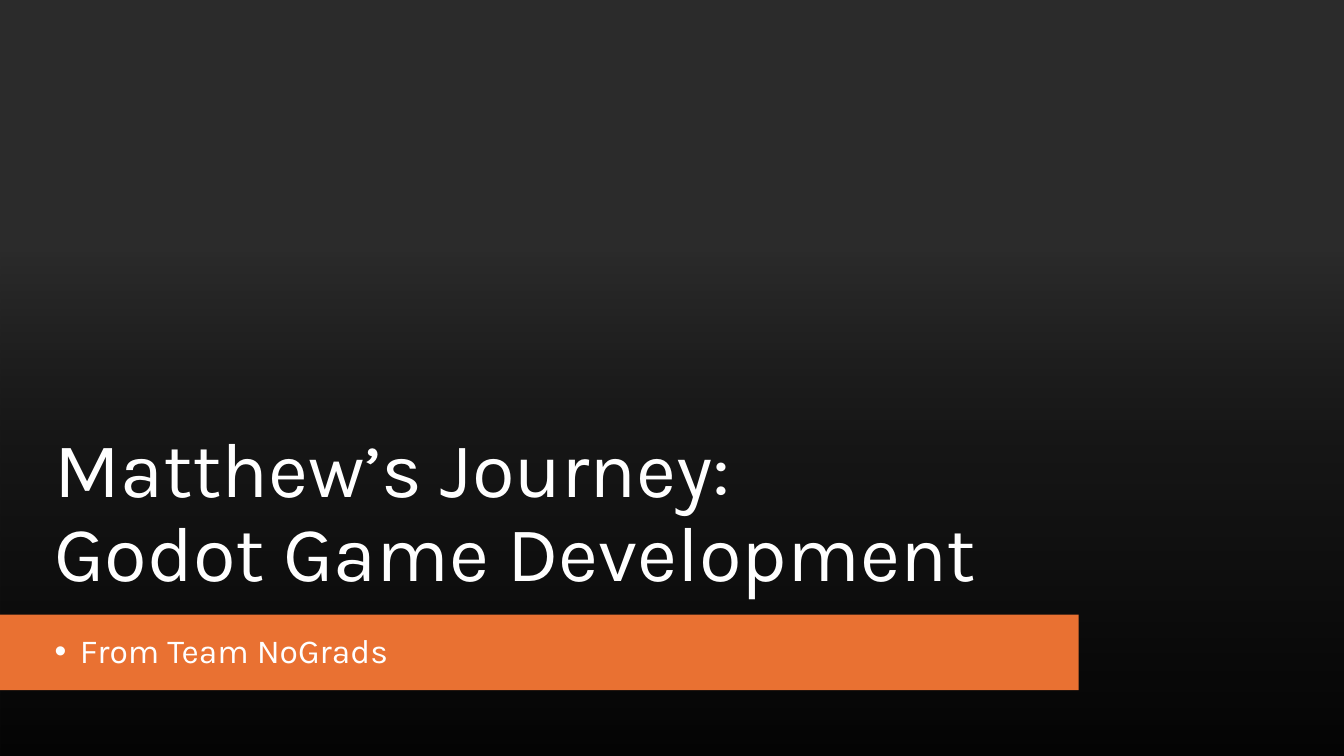
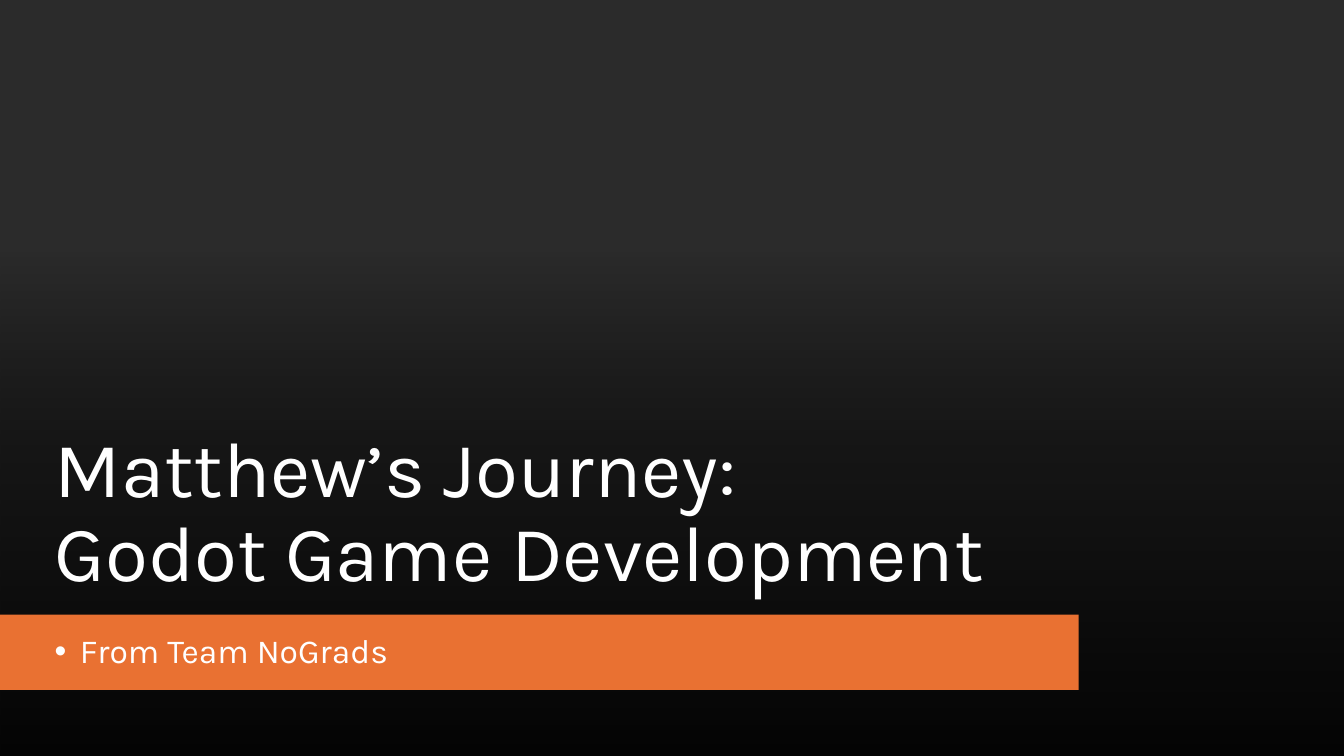
Before and after one commit to WSU-cshimizu/ceg4110-group-project-no-grads, a slide deck: slide 1 of presentation materials/matthews-journey-presentation.pptx. Drawn at 1344x756 pixels with LibreOffice and Linux fonts; fonts in the diff are those of the drawing; background and template pictures are left out; a plain dark background stands for a picture behind light text. Boxes give left, top, right and bottom in pixels: in the first picture for what was removed or moved away, otherwise in the second. Text is boxed around its words. In the diff, an @@ line names an element or a change of style, - is before the commit and + after.

```diff
--- a/presentation materials/matthews-journey-presentation.pptx
+++ b/presentation materials/matthews-journey-presentation.pptx
@@ title "Matthew’s Journey: Godot Game Development" at [55, 443, 983, 600]: size 55.6 to 56 pt @@
```
Also in this commit, not shown: 4 other slides changed, 3 other files.
